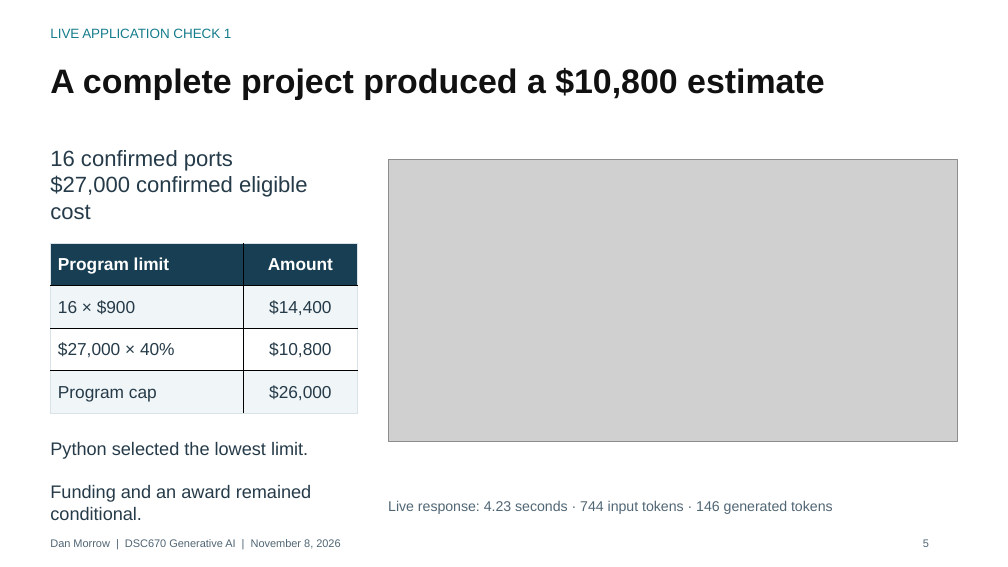
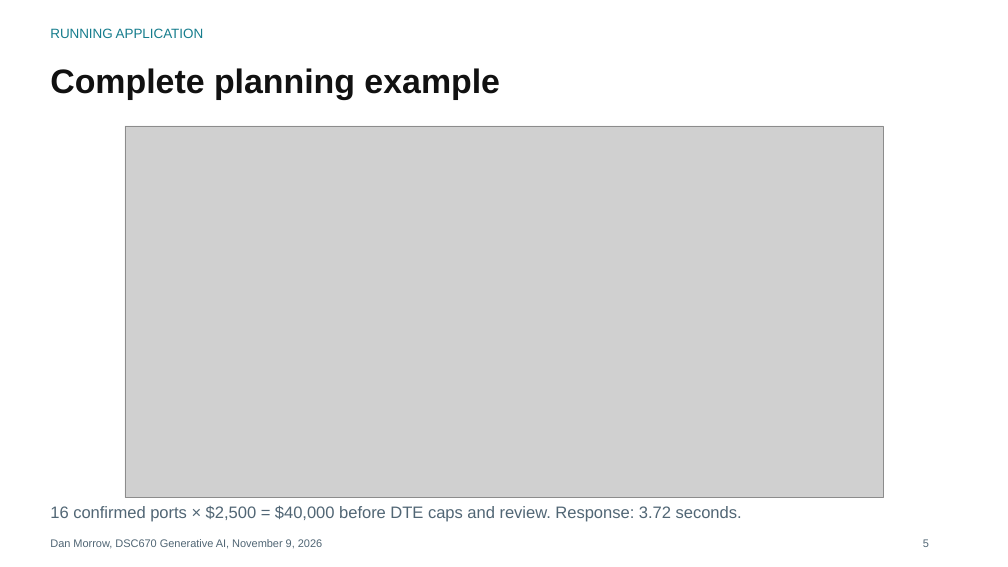
Before and after one commit to danof2morrow/data-science-portfolio, a slide deck: slide 5 of generative-ai/commercial-fleet-ev-incentive-assistant/commercial_fleet_ev_incentive_assistant_presentation.pptx. Drawn at 1008x567 pixels with LibreOffice and Linux fonts; fonts in the diff are those of the drawing; grey boxes stand for pictures. Boxes give left, top, right and bottom in pixels: in the first picture for what was removed or moved away, otherwise in the second. Text is boxed around its words. In the diff, an @@ line names an element or a change of style, - is before the commit and + after.

Commit message:
Complete DTE Streamlit portfolio with trained model evidence and live limitations

```diff
--- a/generative-ai/commercial-fleet-ev-incentive-assistant/commercial_fleet_ev_incentive_assistant_presentation.pptx
+++ b/generative-ai/commercial-fleet-ev-incentive-assistant/commercial_fleet_ev_incentive_assistant_presentation.pptx
@@ text at (50, 28, 203, 38): text changed @@
-LIVE APPLICATION CHECK 1
+RUNNING APPLICATION
@@ text at (50, 68, 500, 100): text changed @@
-A complete project produced a $10,800 estimate
+Complete planning example
@@ picture added at (125, 126, 883, 498) @@
@@ text removed at (50, 150, 308, 220) @@
-16 confirmed ports
-$27,000 confirmed eligible cost
@@ picture removed at (389, 159, 958, 441) @@
@@ table removed at (51, 243, 358, 414), 4 rows, 2 columns @@
-Program limit | Amount
-16 × $900 | $14,400
-$27,000 × 40% | $10,800
-Program cap | $26,000
@@ text removed at (50, 442, 312, 520) @@
-Python selected the lowest limit.
-Funding and an award remained conditional.
@@ text added at (50, 505, 742, 522), 15.8 pt, text #516675 @@
+16 confirmed ports × $2,500 = $40,000 before DTE caps and review. Response: 3.72 seconds.
@@ text removed at (388, 500, 833, 514) @@
-Live response: 4.23 seconds · 744 input tokens · 146 generated tokens
@@ text at (50, 539, 322, 549): text changed @@
-Dan Morrow | DSC670 Generative AI | November 8, 2026
+Dan Morrow, DSC670 Generative AI, November 9, 2026
```
Also in this commit, not shown: 3 other slides changed, 4 slides added, 4 slides removed, 23 other files.
